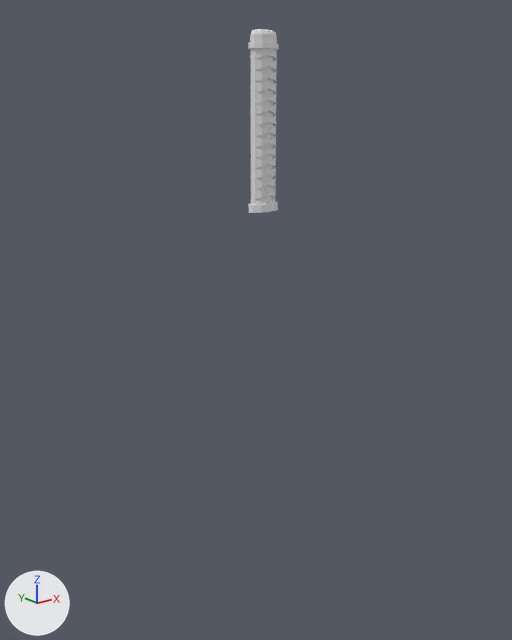
A saved change to the Blender file introduction/blend/012_012.blend.
One viewpoint serves both versions: a 50 mm camera at (-14.59, -17.87, 3.09) aimed at (-0.14, 0.2, -4.14). Arrows for +X, +Y and +Z are at lower left; the lights stay in place.

The scene before the commit, as lines of its bpy script (objects in view):
```python
me_円柱 = bpy.data.meshes.new('円柱')
me_円柱.from_pydata(...)  # 992 vertices, 882 faces; spans x -0.59..0.59, y -0.32..0.32, z -0.41..5.04
ob_円柱 = bpy.data.objects.new('円柱', me_円柱)
ob_円柱.location = (0.0, 0.0, 0.0)
```
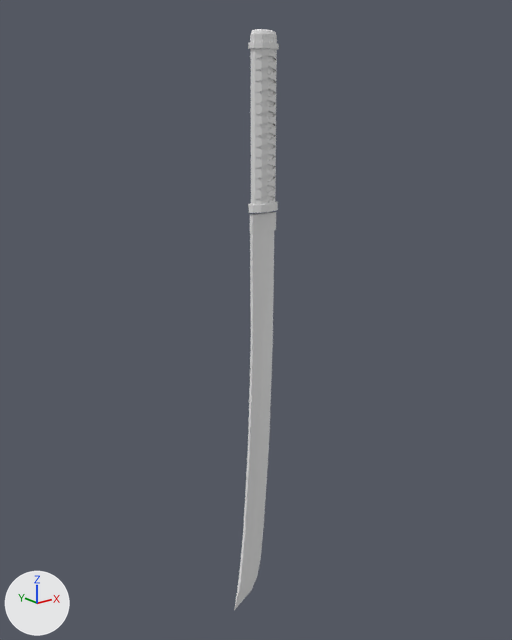
Where the change shows, as pixel boxes [x1, y1, x2, y2] in the pictures (512 x 640 px):
'円柱', reshaped (44% wider, 215% taller)
    before: [248, 29, 279, 213]
    after: [234, 29, 279, 610]
part 1 of me_円柱, added
    after: [234, 212, 276, 610]

The edits, one by one:
me_円柱 is used by ob_円柱; location (0.0, 0.0, 0.0).
me_円柱 had 992 vertices, 882 faces and spanned x -0.59..0.59, y -0.32..0.32, z -0.41..5.04.
me_円柱 now has 1041 vertices, 932 faces and spans x -1.35..0.59, y -0.32..0.32, z -15.29..5.04.
me_円柱 part 1: a new loose piece of 49 vertices spanning x -1.35..0.5, y -0.08..0.08, z -15.29..-0.5.
